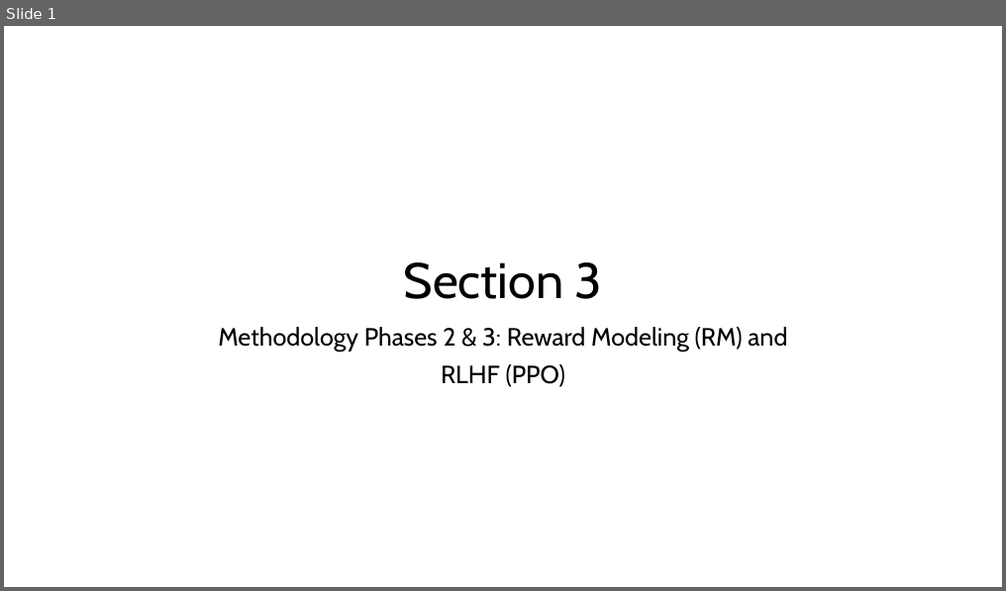
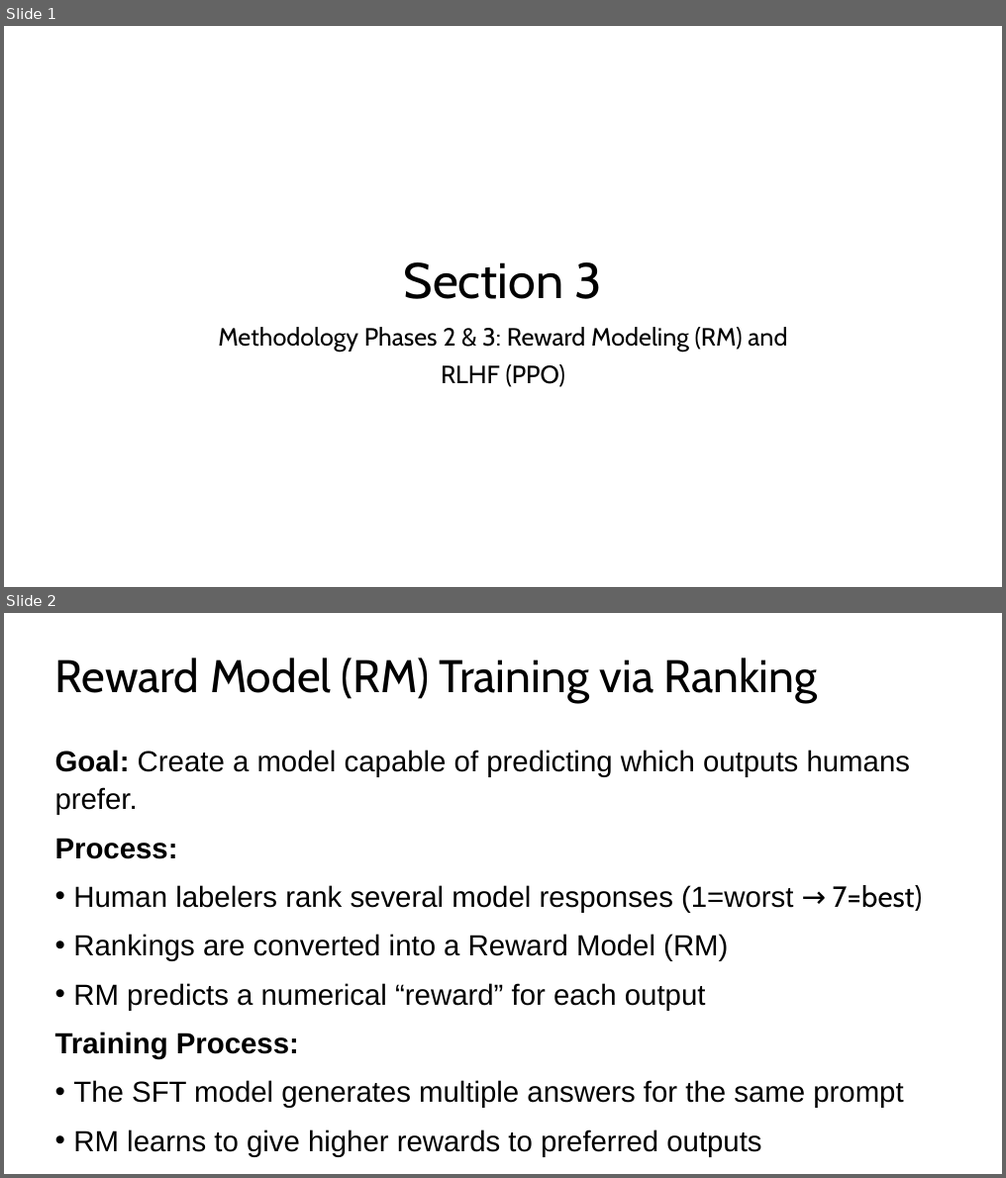
Before and after one commit to logus2k/genai_paper, a slide deck: section3/section3.pptx. Shown one above the other, each under a label of ours: slide 1 before the commit, slides 1 and 2 after it. The pictures are 1006x591 and 1006x1178 pixels, drawn with LibreOffice and Linux fonts; fonts in the diff are those of the drawing. Boxes give left, top, right and bottom in pixels: in the first picture for what was removed or moved away, otherwise in the second. Text is boxed around its words. In the diff, an @@ line names an element or a change of style, - is before the commit and + after.

Commit message:
Added Section 3 - Reward Model
feat:
added docx file with the corresponding section 3
added ppt file with the corresponding seciton 3

```diff
--- a/section3/section3.pptx
+++ b/section3/section3.pptx
@@ slide 2 added at (x1=4, y1=613, x2=1002, y2=1174), background #FFFFFF @@
@@ title added at (x1=55, y1=658, x2=818, y2=703), 44 pt, text #000000 @@
+Reward Model (RM) Training via Ranking
@@ text added at (x1=55, y1=750, x2=923, y2=1157), 28 pt, text #000000 @@
+Goal: Create a model capable of predicting which outputs humans prefer.
+Process:
+• Human labelers rank several model responses (1=worst → 7=best)
+• Rankings are converted into a Reward Model (RM)
+• RM predicts a numerical “reward” for each output
+Training Process:
+• The SFT model generates multiple answers for the same prompt
+• RM learns to give higher rewards to preferred outputs
```
Also in this commit, not shown: 5 other slides added, 1 slide removed, 1 other file.
